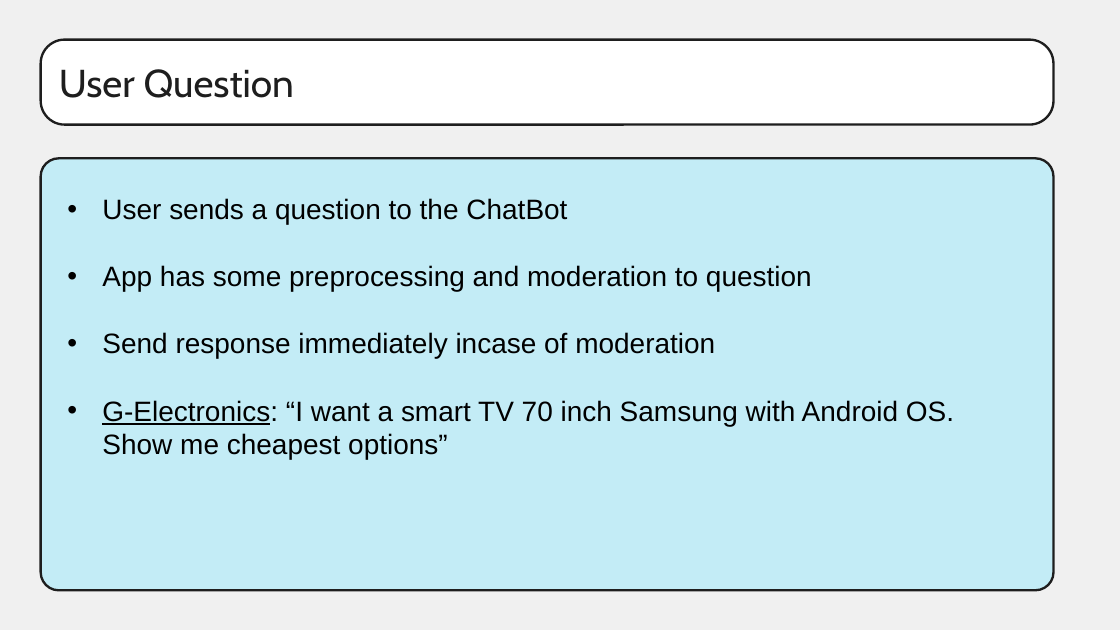
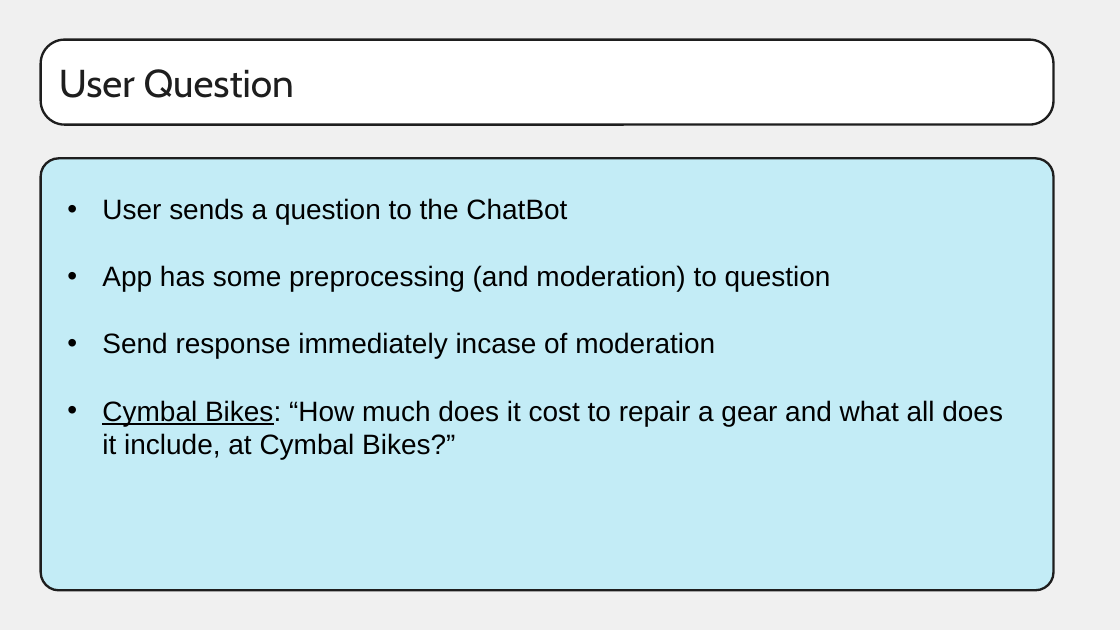
Before and after one commit to ro1406/rag-with-gemini, a slide deck: slide 6 of Intro To RAG.pptx. Drawn at 1120x630 pixels with LibreOffice and Linux fonts; fonts in the diff are those of the drawing. Boxes give left, top, right and bottom in pixels: in the first picture for what was removed or moved away, otherwise in the second. Text is boxed around its words. In the diff, an @@ line names an element or a change of style, - is before the commit and + after.

```diff
--- a/Intro To RAG.pptx
+++ b/Intro To RAG.pptx
@@ text at <box>102,265,831,291</box>: text changed @@
-• App has some preprocessing and moderation to question
+• App has some preprocessing (and moderation) to question
@@ text at <box>102,400,1003,459</box>: text changed @@
-• G-Electronics: “I want a smart TV 70 inch Samsung with Android OS. Show me cheapest options”
+• Cymbal Bikes: “How much does it cost to repair a gear and what all does it include, at Cymbal Bikes?”
```
Also in this commit, not shown: 11 other slides changed, 2 slides added, 2 slides removed.
